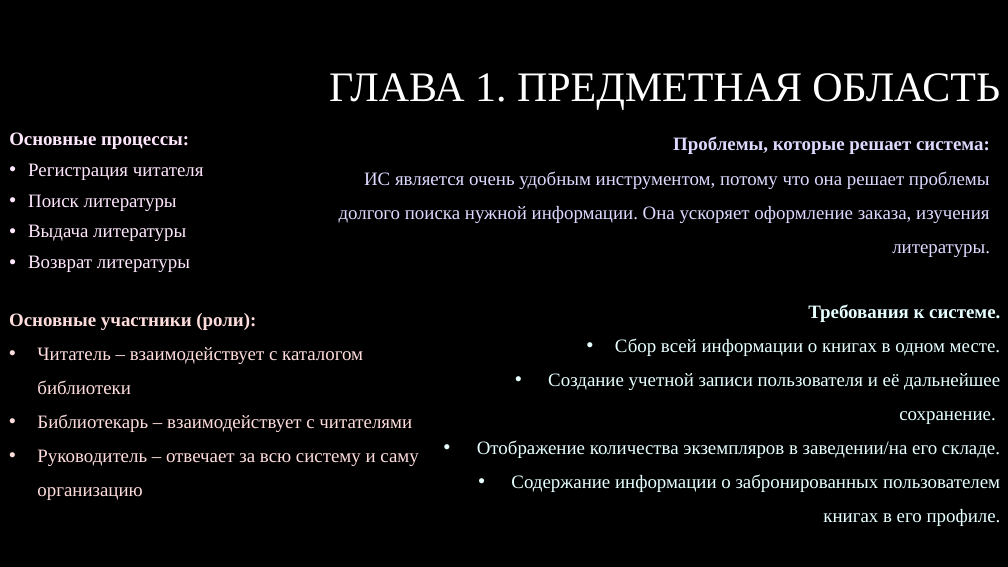
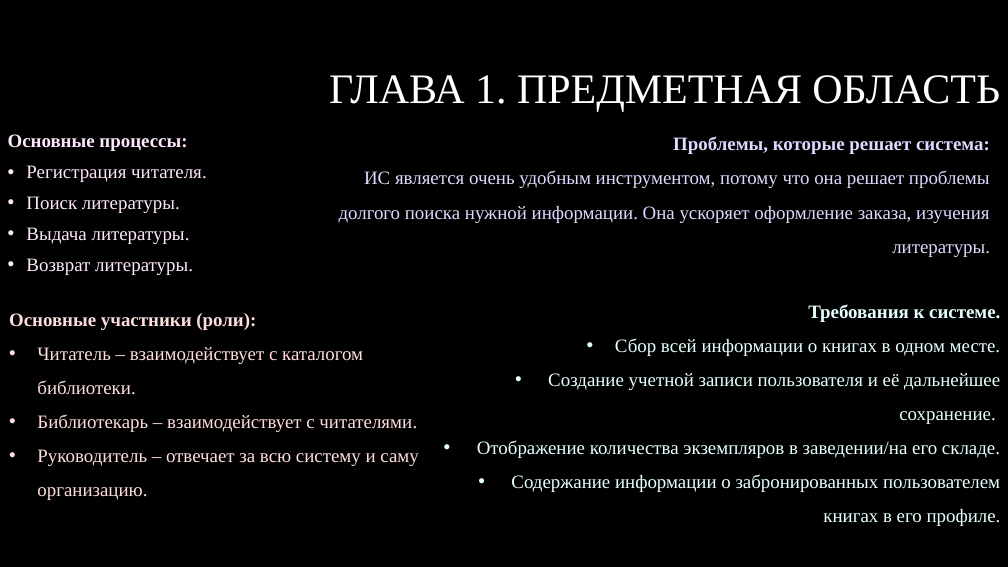
Before and after one commit to n1lhsss/YP04, a slide deck: slide 3 of Презентация Microsoft PowerPoint.pptx. Drawn at 1008x567 pixels with LibreOffice and Linux fonts; fonts in the diff are those of the drawing; background and template pictures are left out. Boxes give left, top, right and bottom in pixels: in the first picture for what was removed or moved away, otherwise in the second. Text is boxed around its words. In the diff, an @@ line names an element or a change of style, - is before the commit and + after.

```diff
--- a/Презентация Microsoft PowerPoint.pptx
+++ b/Презентация Microsoft PowerPoint.pptx
@@ title "ГЛАВА 1. ПРЕДМЕТНАЯ ОБЛАСТЬ" at box(329, 75, 1000, 111): line spacing 0.9 to 1.5 @@
@@ text at box(26, 165, 207, 275): text changed @@
-• Регистрация читателя
-• Поиск литературы
-• Выдача литературы
-• Возврат литературы
+• Регистрация читателя.
+• Поиск литературы.
+• Выдача литературы.
+• Возврат литературы.
@@ text at box(37, 347, 418, 500): text changed @@
-• Читатель – взаимодействует с каталогом библиотеки
-• Библиотекарь – взаимодействует с читателями
-• Руководитель – отвечает за всю систему и саму организацию
+• Читатель – взаимодействует с каталогом библиотеки.
+• Библиотекарь – взаимодействует с читателями.
+• Руководитель – отвечает за всю систему и саму организацию.
```
Also in this commit, not shown: 7 other slides changed, 4 slides added, 2 other files.
